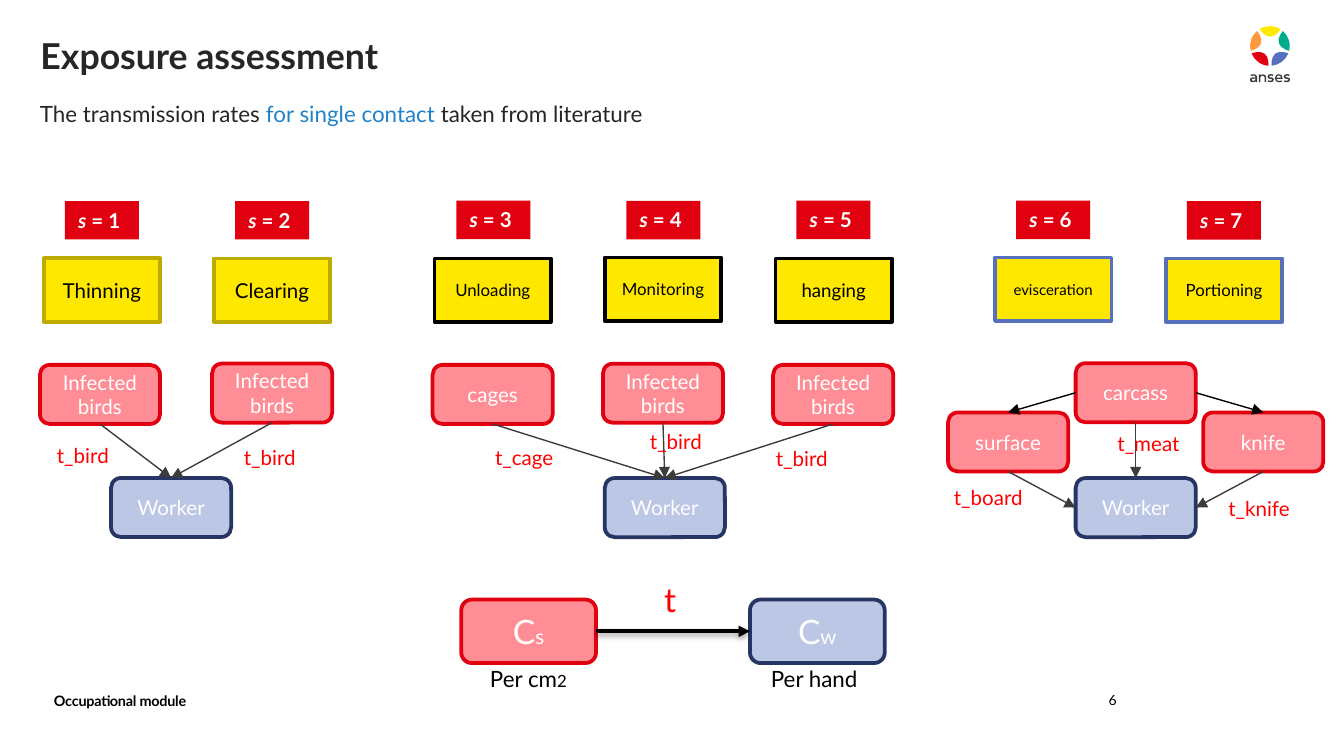
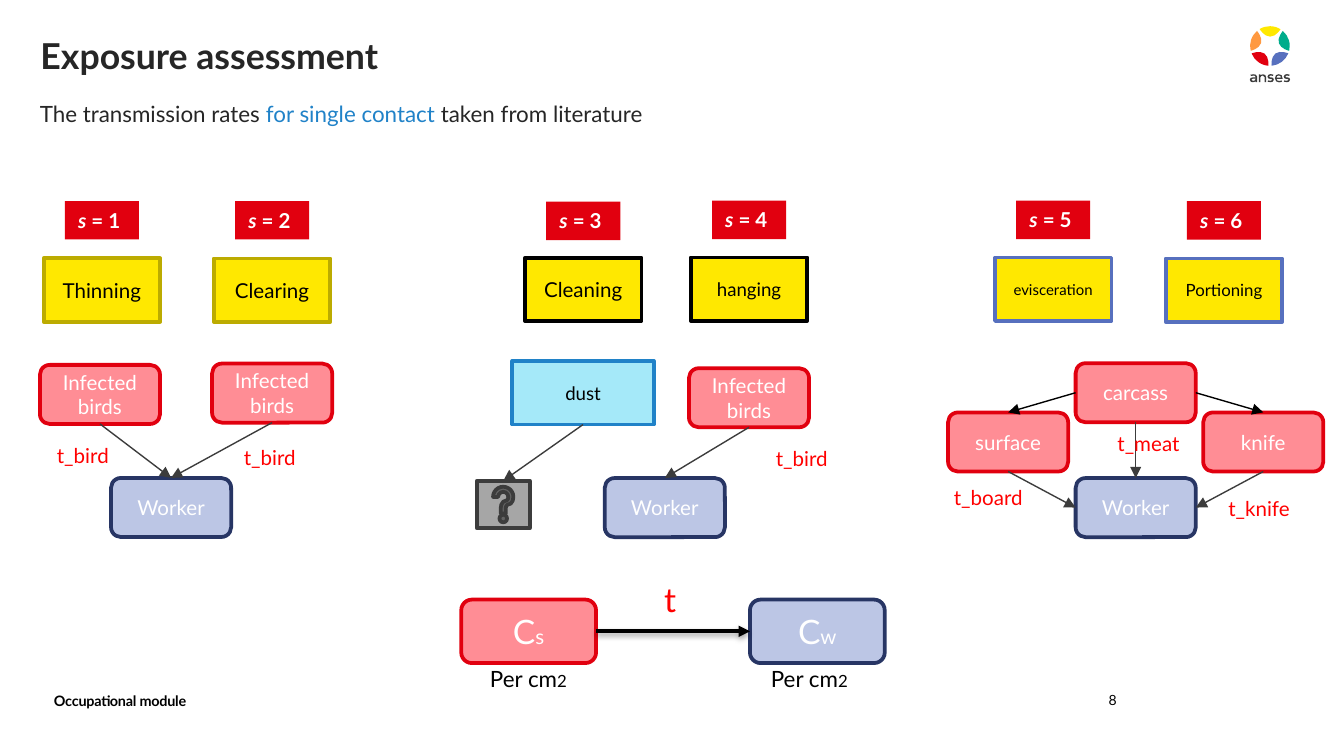
Before and after one commit to ENVIRE-JPIAMR/occupational-module, a slide deck: slide 8 of docs/draft.pptx (slide 6 before the commit). Drawn at 1344x756 pixels with LibreOffice and Linux fonts; fonts in the diff are those of the drawing. Boxes give left, top, right and bottom in pixels: in the first picture for what was removed or moved away, otherwise in the second. Text is boxed around its words. In the diff, an @@ line names an element or a change of style, - is before the commit and + after.

```diff
--- a/docs/draft.pptx
+++ b/docs/draft.pptx
@@ rectangle "s = 3": place and size @@
-rectangle "s = 3" at bbox=[457, 200, 531, 239]
+rectangle "s = 3" at bbox=[546, 202, 620, 241]
@@ rectangle "s = 4": place and size @@
-rectangle "s = 4" at bbox=[626, 200, 700, 239]
+rectangle "s = 4" at bbox=[712, 200, 786, 239]
@@ rectangle "s = 5": place and size @@
-rectangle "s = 5" at bbox=[797, 200, 871, 239]
+rectangle "s = 5" at bbox=[1016, 200, 1090, 239]
@@ rectangle "s = 6": place and size @@
-rectangle "s = 6" at bbox=[1016, 200, 1090, 239]
+rectangle "s = 6" at bbox=[1187, 202, 1261, 241]
@@ rectangle removed at bbox=[1187, 202, 1261, 241] @@
-s = 7
@@ rectangle removed at bbox=[434, 258, 551, 321] @@
-Unloading
@@ rectangle added at bbox=[526, 258, 642, 321], fill #FFE800, outline #000000 2 pt, 11 pt, text #000000 @@
+Cleaning
@@ rectangle removed at bbox=[605, 258, 722, 321] @@
-Monitoring
@@ rectangle "hanging": place and size @@
-rectangle "hanging" at bbox=[775, 258, 892, 321]
+rectangle "hanging" at bbox=[691, 258, 808, 321]
@@ rounded rectangle removed at bbox=[433, 364, 552, 423] @@
-cages
@@ rectangle added at bbox=[512, 362, 653, 425], fill #A5E9F9, outline #2082C8 2 pt, 10 pt, text #000000 @@
+dust
@@ rounded rectangle removed at bbox=[603, 364, 723, 423] @@
-Infected birds
@@ rounded rectangle "Infected birds": place and size @@
-rounded rectangle "Infected birds" at bbox=[773, 364, 892, 423]
+rounded rectangle "Infected birds" at bbox=[689, 368, 809, 427]
@@ arrow moved from (493, 423) - (665, 478) to (583, 425) - (504, 481) @@
@@ text removed at bbox=[650, 432, 702, 455] @@
-t_bird
@@ arrow removed from (663, 423) to (665, 478) @@
@@ arrow moved from (833, 423) - (665, 478) to (749, 427) - (665, 478) @@
@@ text removed at bbox=[495, 451, 553, 469] @@
-t_cage
@@ action button help added at bbox=[477, 481, 530, 528], fill #A6A6A6, outline #3C3C3C 2 pt @@
@@ text at bbox=[771, 671, 804, 687]: text changed @@
-Per hand
+Per cm2
@@ page number at bbox=[1109, 695, 1117, 705]: text changed @@
-6
+8
```
Also in this commit, not shown: 4 other slides changed, 2 slides added, 3 other files.
